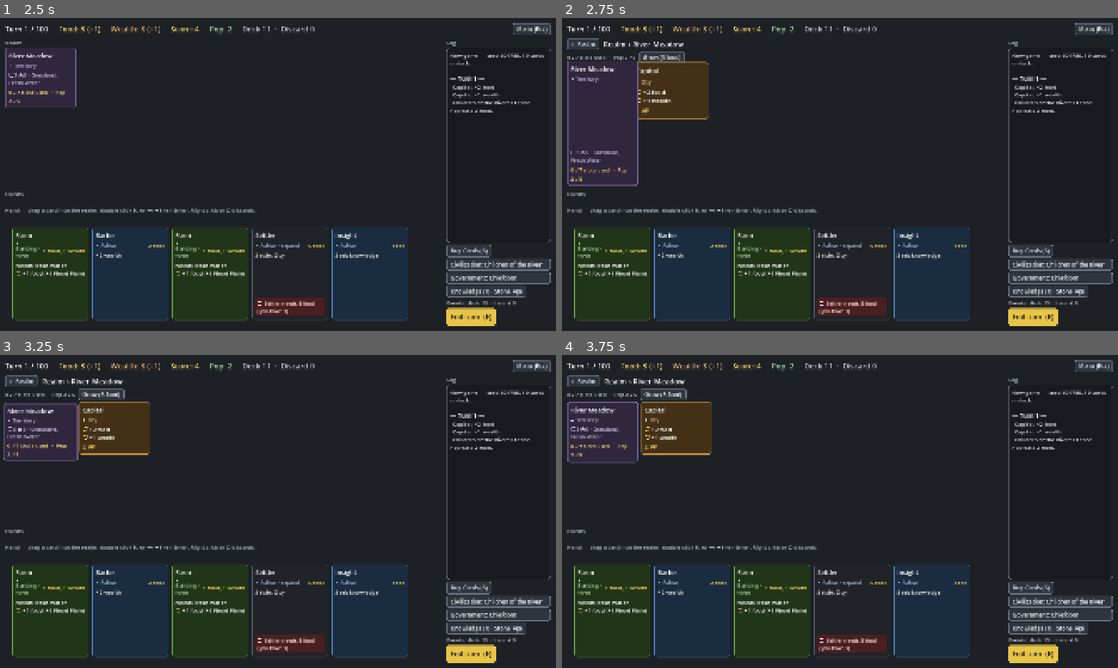
Above: before the commit, frames 1-4 (two rows, left to right).
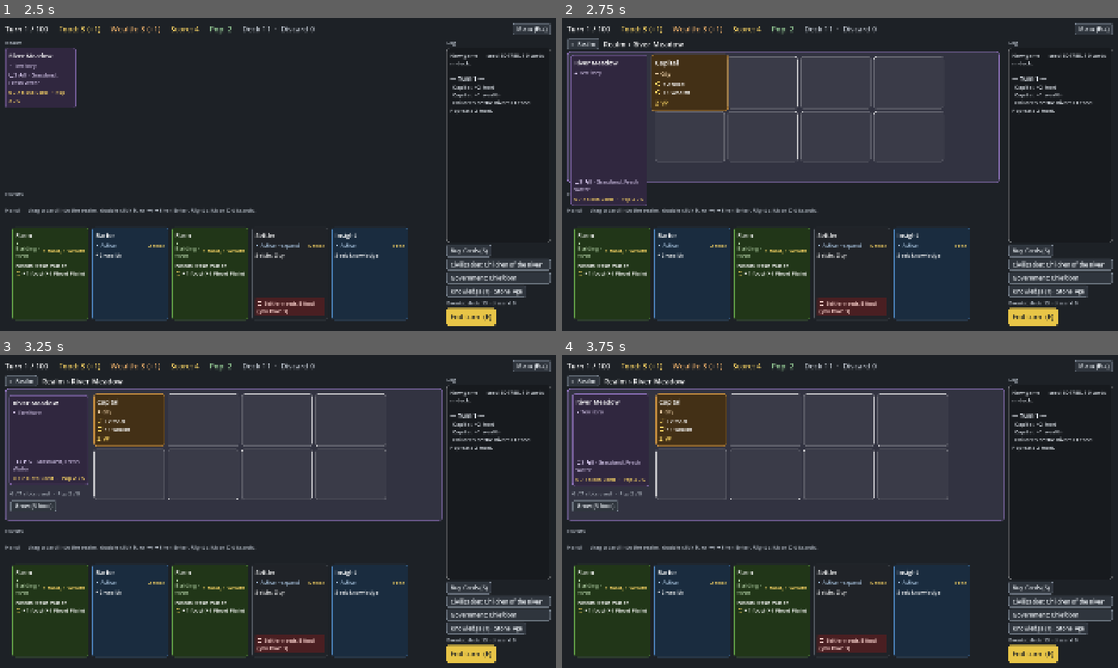
Above: after the commit, the same moments.

Repository: r888888888/4x-card-game
Game: Godot game, scene res://ui/main.tscn
Same seed, same stepped clock (60 frames per second), same inputs: the game is played once before the commit and once after it.
Inputs (mouse positions are in pixels of both pictures, inside the frame that each line leads up to):
- Up to frame 1 (2.5 s): click "New game" at 0.5 s; click "Start" at 1.25 s; tap Enter (ui_accept) at 2 s; drag from (38, 77) to (333, 105) at 2.02 s
- Up to frame 2 (2.75 s): no input
- Up to frame 3 (3.25 s): drag from (105, 426) to (250, 574) at 2.77 s
- Up to frame 4 (3.75 s): move the mouse to (600, 433) at 3.52 s; hold Right (ui_right) from 3.53 s (still down); tap Tab at 3.6 s; click (600, 433) at 3.67 s

Frame 1 is identical in both runs. In frame 2, 28% of the frame differs, in the area x 0-79%, y 10-60%; in frame 3, 30%, in the area x 0-80%, y 10-54%; in frame 4, 30%.

Commit message:
105: territory view layout: framed in the territory colour, the territory large on the left, outlines for free slots
The approved AC2 test checks where the territory's card rests (its slot), not where it is while still flying (approved by the user).

Co-Authored-By: Claude Opus 5.5 <noreply@anthropic.com>

Diff:
--- a/tests/test_territory_view.gd
+++ b/tests/test_territory_view.gd
@@ -355,7 +355,7 @@
 		var home: int = await open_home(main)
 		var view: Object = main.territory_view
 		var card: CardView = main.views[home]
-		check(view.hero.is_ancestor_of(card), "the territory's card is the large one")
+		check(view.hero.is_ancestor_of(card.slot), "the territory's card is the large one (where it rests; it may still be flying)")
 		eq(card.slot_size(), CardView.HAND_SIZE, "at hand-card size")
 		var rect := card.get_global_rect()
 		for uid in view.card_uids().slice(1):
--- a/ui/card_focus.gd
+++ b/ui/card_focus.gd
@@ -38,7 +38,7 @@
 ## The open territory view's cards, else the Realm's territory cards in tableau order.
 func board_row() -> Array[CardView]:
 	if _board.territory_view.is_open():
-		return _board.views_in(_board.territory_view.row)
+		return _board.views_in(_board.territory_view.hero) + _board.views_in(_board.territory_view.row)
 	var out: Array[CardView] = []
 	for group in Game.engine.territory_groups():
 		if group.territory != -1 and _board.views.has(group.territory):
--- a/ui/card_view.gd
+++ b/ui/card_view.gd
@@ -61,15 +61,17 @@
 
 ## Builds (or rebuilds) the card's content. play_error: "" if playable, otherwise the reason
 ## (shown on the card and as tooltip). Ignored for tableau cards. compact leaves out the type line and
-## rules (for frontier territories, to save height).
-func setup(card: CardInstance, card_db: Dictionary, p_in_hand: bool, play_error := "", compact := false) -> void:
+## rules (for frontier territories, to save height). large shows a board card at hand-card size (the territory in its
+## territory view, 105).
+func setup(card: CardInstance, card_db: Dictionary, p_in_hand: bool, play_error := "", compact := false,
+		large := false) -> void:
 	uid = card.uid
 	card_id = card.def.id
 	in_hand = p_in_hand
 	pickable = false
 	var def := card.def
 	_color = TYPE_COLORS.get(def.type, Color.GRAY)
-	_target_size = HAND_SIZE if in_hand else (COMPACT_SIZE if compact else TABLEAU_SIZE)
+	_target_size = HAND_SIZE if in_hand or large else (COMPACT_SIZE if compact else TABLEAU_SIZE)
 	custom_minimum_size = _target_size
 
 	if _style == null:
--- a/ui/main.gd
+++ b/ui/main.gd
@@ -447,7 +447,7 @@
 	var view: CardView = views.get(card.uid)
 	if view == null:
 		view = CardView.new()
-		view.setup(card, e.card_db, in_hand, error, compact)
+		view.setup(card, e.card_db, in_hand, error, compact, container == territory_view.hero)
 		view.set_pickable(choices.is_choice_row(container), choices.pick_hint(container))
 		view.drag_requested.connect(_on_drag_requested)
 		view.double_clicked.connect(on_double_clicked)
@@ -465,7 +465,7 @@
 		if view == drag.dragging:
 			drag.end_drag()
 		var old_slot := view.slot
-		view.setup(card, e.card_db, in_hand, error, compact)
+		view.setup(card, e.card_db, in_hand, error, compact, container == territory_view.hero)
 		view.set_pickable(choices.is_choice_row(container), choices.pick_hint(container))
 		view.fly_to_slot(_new_slot(view, container, index), fx)
 		_free_slot(old_slot)
--- a/ui/territory_view.gd
+++ b/ui/territory_view.gd
@@ -1,7 +1,8 @@
 class_name TerritoryView
 extends VBoxContainer
 ## The territory view (backlog 101): one settled territory, under a header ("← Realm", "Realm › River Meadow", 104),
-## its stats and Grow, then its card, city and buildings, shown in place of the Realm section. It keeps its own
+## shown in place of the Realm section. In a frame in the territory colour (105): the territory's card large on the
+## left with its stats and Grow under it, and on the right its city and buildings, then an outline per free slot. It keeps its own
 ## animated Navigator with the Realm as the root (a nested stack: the board's nav stays empty while a game is on,
 ## 103), and grows out of the territory's card when it opens (104). A drop anywhere on it targets its territory. The
 ## board places the view's cards through refresh; navigated asks the board to refresh after it opens or closes.
@@ -12,9 +13,12 @@
 var header: ScreenHeader
 var back_button: Button  # the header's
 var grow_button: Button
-var row: HFlowContainer  # the territory's card, then its city and buildings, in tableau order
+var frame: PanelContainer  # the framed body, bordered in the territory colour
+var hero: Container  # holds the territory's card, large
+var row: HFlowContainer  # the territory's city and buildings in tableau order, then the free-slot outlines
 
 var _stats: Label
+var _outlines: Array[Panel] = []  # one per free slot, after the cards in row
 var _nav := Navigator.new()
 var _realm: Control
 var _board: MainScreen
@@ -30,18 +34,30 @@
 	header = ScreenHeader.new(_nav, close)
 	add_child(header)
 	back_button = header.back_button
-	var bar := HBoxContainer.new()
-	bar.add_theme_constant_override("separation", 12)
-	add_child(bar)
+	frame = PanelContainer.new()
+	frame.size_flags_vertical = Control.SIZE_EXPAND_FILL
+	frame.add_theme_stylebox_override("panel", UIKit.panel_style(Palette.RAISED.lerp(Palette.TERRITORY, 0.12),
+		Palette.TERRITORY, 18))
+	add_child(frame)
+	var body := HBoxContainer.new()
+	body.add_theme_constant_override("separation", 24)
+	frame.add_child(body)
+	var left := VBoxContainer.new()
+	left.add_theme_constant_override("separation", 10)
+	body.add_child(left)
+	hero = VBoxContainer.new()
+	left.add_child(hero)
 	_stats = UIKit.heading("")
-	bar.add_child(_stats)
+	_stats.autowrap_mode = TextServer.AUTOWRAP_WORD_SMART
+	_stats.custom_minimum_size.x = CardView.HAND_SIZE.x
+	left.add_child(_stats)
 	grow_button = UIKit.button("", func(): Game.engine.grow(uid))
-	bar.add_child(grow_button)
+	left.add_child(grow_button)
 	row = HFlowContainer.new()
-	row.size_flags_vertical = Control.SIZE_EXPAND_FILL
+	row.size_flags_horizontal = Control.SIZE_EXPAND_FILL
 	row.add_theme_constant_override("h_separation", UIKit.CARD_GAP)
 	row.add_theme_constant_override("v_separation", UIKit.CARD_GAP)
-	add_child(row)
+	body.add_child(row)
 	hide()
 	realm.get_parent().add_child(self)
 	realm.get_parent().move_child(self, realm.get_index() + 1)
@@ -131,8 +147,43 @@
 	UIKit.set_stat(_stats, stats(e, uid))
 	show_grow(grow_button, e, uid)
 	var cards := card_uids()
-	for i in cards.size():
-		place.call(e.zone("tableau").find(cards[i]), row, i)
+	var tableau := e.zone("tableau")
+	place.call(tableau.find(cards[0]), hero, 0)
+	for i in range(1, cards.size()):
+		place.call(tableau.find(cards[i]), row, i - 1)
+	_show_outlines(e.free_slots(uid))
+
+
+## The free-slot outlines, in order.
+func outlines() -> Array[Panel]:
+	return _outlines.duplicate()
+
+
+func free_slot_count() -> int:
+	return _outlines.size()
+
+
+## Keeps n outlines at the end of the row, like the Realm's ghost slot.
+func _show_outlines(n: int) -> void:
+	while _outlines.size() > n:
+		var gone: Panel = _outlines.pop_back()
+		row.remove_child(gone)
+		gone.queue_free()
+	while _outlines.size() < n:
+		var outline := Panel.new()
+		var style := StyleBoxFlat.new()
+		style.bg_color = Palette.GHOST_BG
+		style.border_color = Palette.GHOST_EDGE
+		style.set_border_width_all(2)
+		style.set_corner_radius_all(8)
+		outline.add_theme_stylebox_override("panel", style)
+		outline.custom_minimum_size = CardView.TABLEAU_SIZE
+		outline.mouse_filter = Control.MOUSE_FILTER_IGNORE
+		outline.tooltip_text = "A free slot."
+		row.add_child(outline)
+		_outlines.append(outline)
+	for outline in _outlines:
+		row.move_child(outline, -1)
 
 
 ## "U / S slots used", then "  ·  Pop P / H" with population on.
Not shown, changed: docs/backlog/105-territory-view-layout.md
